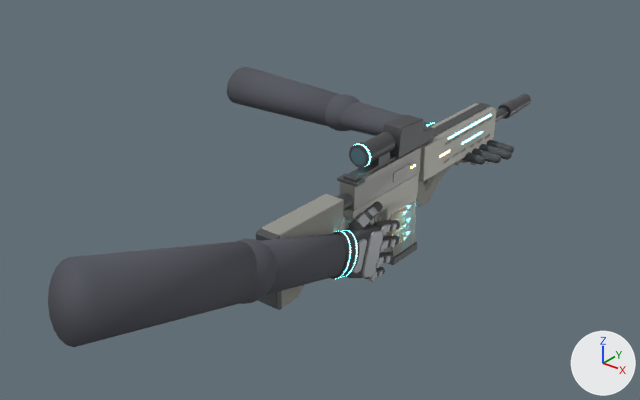
Two versions of the glTF model assets/models/xmr4.glb, one commit apart.
One viewpoint serves both versions: a camera (50 mm lens) standing at (0.84, -1.157, 0.74) and looking at (-0.194, 0.137, -0.061). The axes (+X, +Y, +Z) are drawn at lower right. The lights are the same throughout. The first picture is the older version. Where no turn or scale is listed for an object, it has been applied to the vertices.

The first picture shows 'Foregrip', 'GloveMesh.L', 'GloveMesh.R', 'Handguard', 'HoloSight', 'Lower', 'Magazine', 'Stock', 'TopRail', 'Upper' and 15 more.
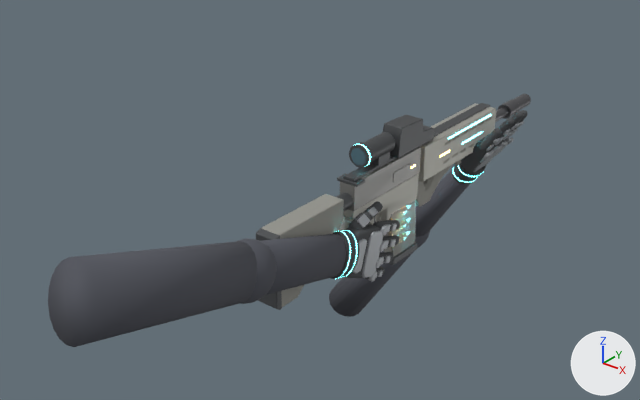
What the commit changed:
Object 'GloveMesh.L' (ob_glovemesh_l) moves from (-0.074, 0.398, 0.021) to (0.002, 0.42, -0.024).
Object 'GloveMesh.L' (ob_glovemesh_l) turns from (0, 180, -90) to (125, 0, 90) degrees about x, y and z.

What differs and where, as boxes [x1, y1, x2, y2] in the pictures (640 x 400 px):
'GloveMesh.L', moved, turned: before [227, 67, 514, 165]; after [329, 110, 528, 317]
